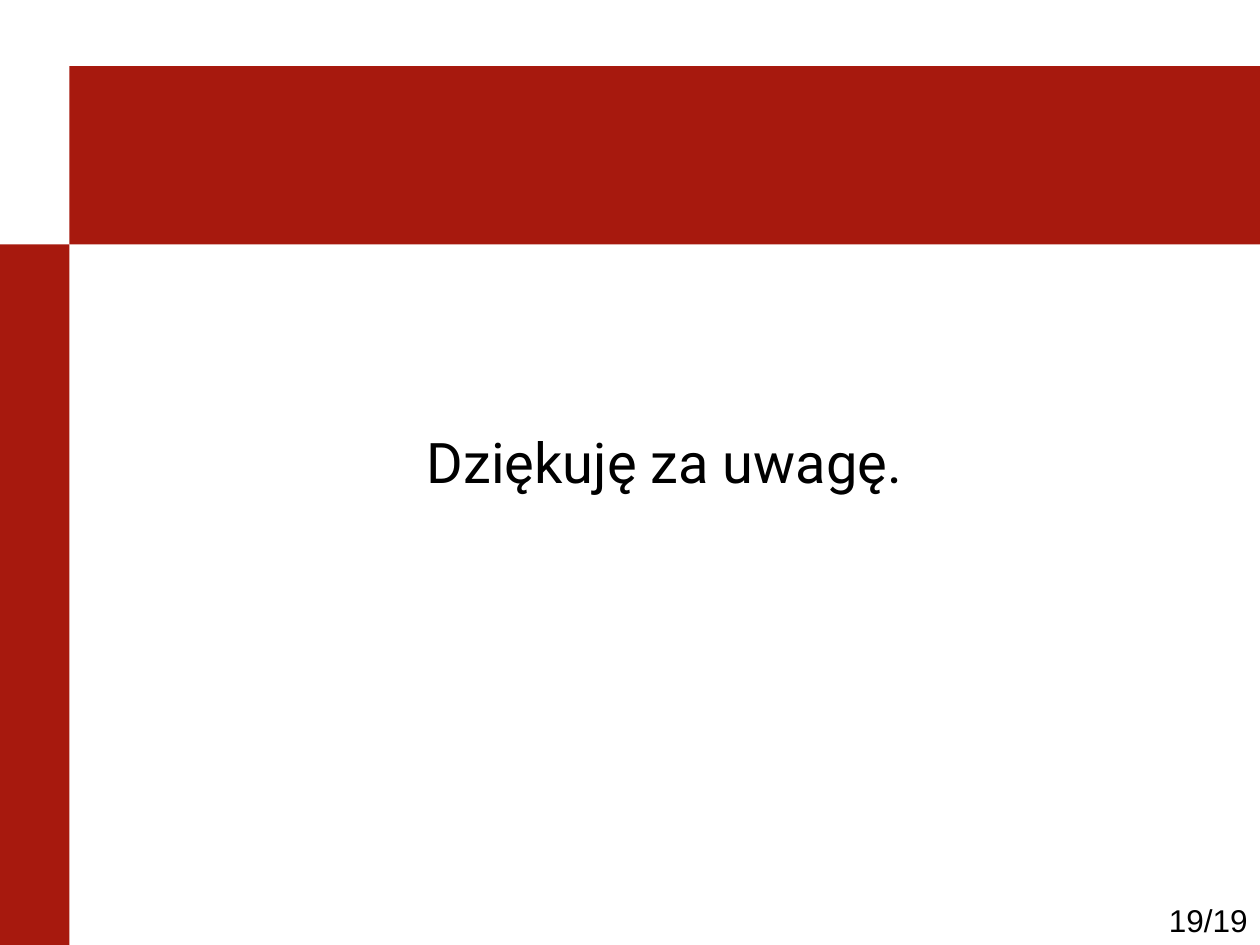
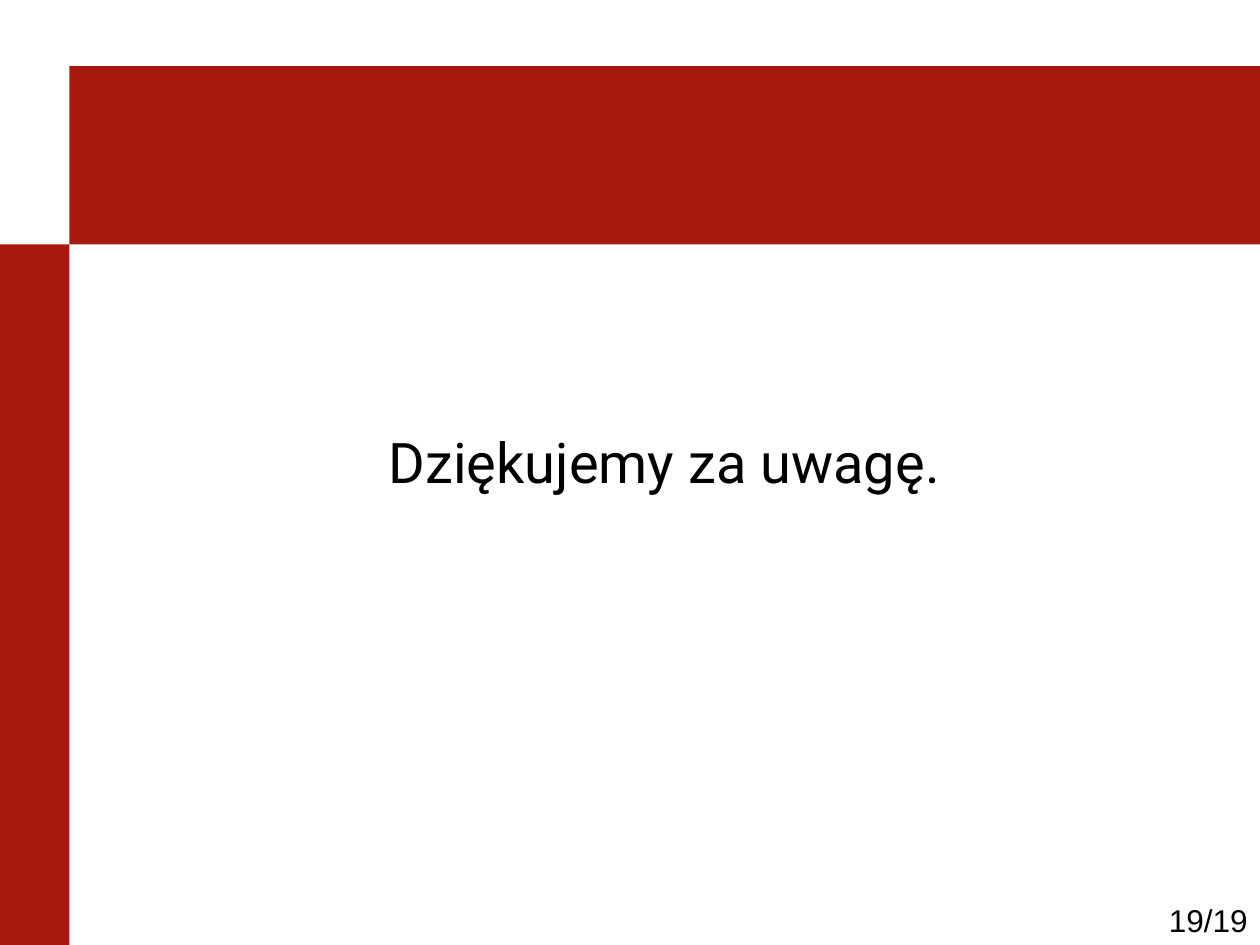
Before and after one commit to kaczanmo/projekt_bd_2013, a slide deck: slide 19 of prezentacja_1/prezentacja_1.ppt. Drawn at 1260x945 pixels with LibreOffice and Linux fonts; fonts in the diff are those of the drawing; background and template pictures are left out. Boxes give left, top, right and bottom in pixels: in the first picture for what was removed or moved away, otherwise in the second. Text is boxed around its words. In the diff, an @@ line names an element or a change of style, - is before the commit and + after.

Commit message:
- prezentacja wersja finalna 03.11.2013

```diff
--- a/prezentacja_1/prezentacja_1.ppt
+++ b/prezentacja_1/prezentacja_1.ppt
@@ text at bbox=[389, 441, 939, 495]: text changed @@
-Dziękuję za uwagę.
+Dziękujemy za uwagę.
```
